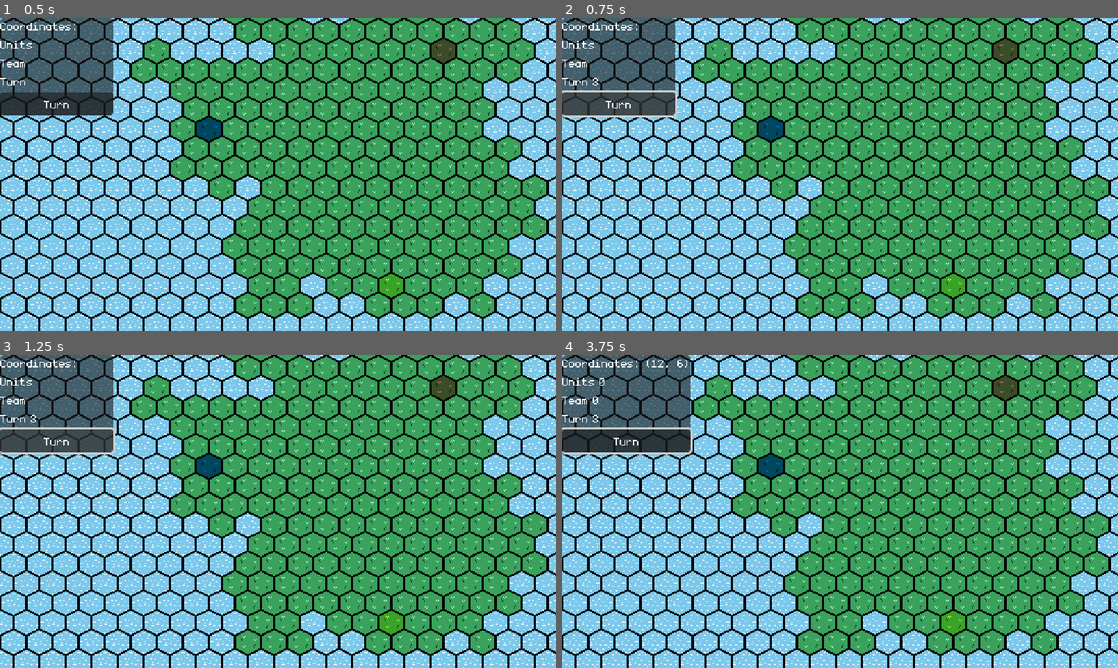
Above: before the commit, frames 1-4 (two rows, left to right).
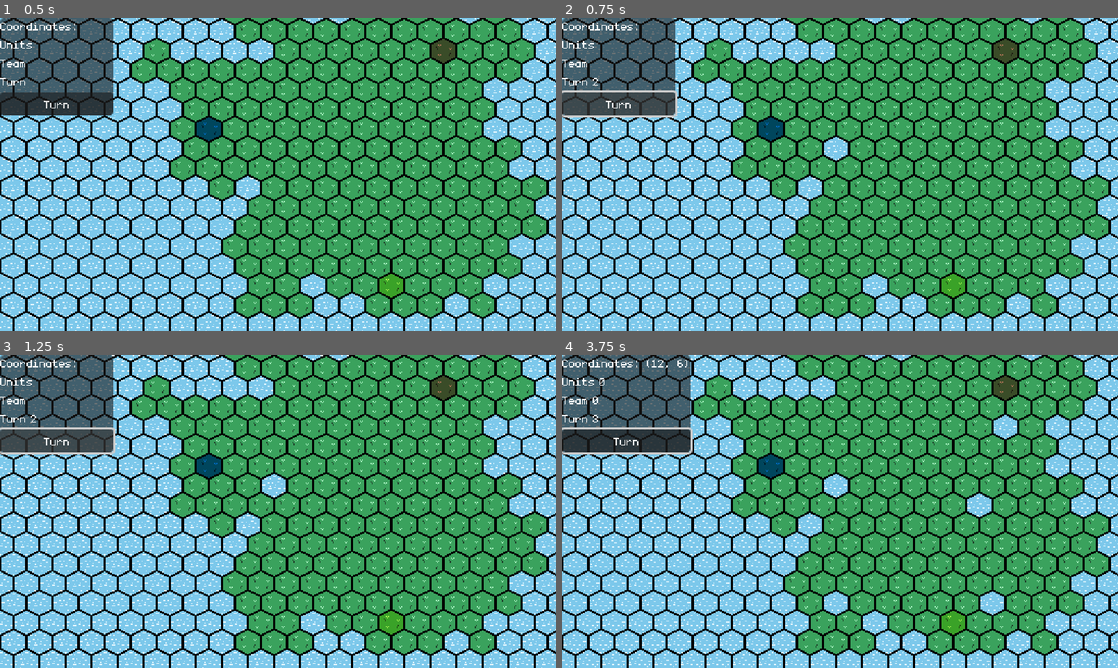
Above: after the commit, the same moments.

Repository: feored/LD54
Game: Godot game, scene res://scenes/main.tscn
The game is run twice, just before and just after one commit, with the same random seed, the same clock (stepped at 60 frames per second) and the same inputs.
Inputs (mouse positions are in pixels of both pictures, inside the frame that each line leads up to):
- Up to frame 1 (0.5 s): no input
- Up to frame 2 (0.75 s): click "Turn" at 0.5 s
- Up to frame 3 (1.25 s): no input
- Up to frame 4 (3.75 s): click "Turn" at 1.25 s; click "Turn" at 2 s; tap Enter at 2.75 s; move the mouse to (962, 495) at 2.77 s; click (962, 495) at 2.92 s; tap Space at 3.5 s; move the mouse to (728, 527) at 3.52 s; click (728, 527) at 3.67 s

Frame 1 is identical in both runs. In frame 2, 0.3% of the frame differs, in the area x 5-52%, y 20-46%; in frame 3, 0.3%; in frame 4, 1.2%, in the area x 47-82%, y 19-84%.

Commit message:
basic turns and sinking land

Diff:
--- a/world/gen.gd
+++ b/world/gen.gd
@@ -10,7 +10,7 @@
 var tile = preload("res://world/tile.tscn")
 var tiles = {}
 var turn = 1;
-var teams = [2, 3];
+var teams = [1, 2, 3];
 
 func spawn_cell(coords, team):
 	if tiles.has(coords):
@@ -26,13 +26,12 @@
 	tile_water();
 	const n_tiles_max = Constants.WORLD_BOUNDS.x * Constants.WORLD_BOUNDS.y * 4
 	const n_tiles_min = round(n_tiles_max * 0.15);
-	const n_tiles_target = int(round(n_tiles_max * 0.66));
 	spawn_cell(Constants.WORLD_CENTER, Constants.NO_TEAM);
 	var used_cells_coords = self.tiles.keys();
-	while ((used_cells_coords.size() < n_tiles_min)): # || (randi() % n_tiles_max) < n_tiles_target):
+	while ((used_cells_coords.size() < n_tiles_min)):
 		var cell_coords = used_cells_coords[randi() % used_cells_coords.size()]
 		var neighbor = self.get_neighbor_cell(cell_coords, Utils.choose_random_direction());
-		if (Utils.is_in_world(neighbor) && self.get_cell_source_id(1, neighbor) == -1):
+		if (Utils.is_in_world(neighbor) && ! self.tiles.has(neighbor)):
 			spawn_cell(neighbor, Constants.NO_TEAM)
 			used_cells_coords = self.tiles.keys();
 	set_team_start()
@@ -90,7 +89,18 @@
 	turnLabel.text = str(self.teams[self.turn])
 	generate_units(self.teams[self.turn])
 	generate_disaster()
+	next_turn()
+
+func next_turn():
 	self.turn = (self.turn + 1) % (self.teams.size())
+	while (!tiles_left(self.teams[turn])):
+		self.turn = (self.turn + 1) % (self.teams.size())
+
+func tiles_left(team):
+	for coord in self.tiles:
+		if (self.tiles[coord].team == team):
+			return true
+	return false
 
 func generate_units(team):
 	for tile in self.tiles:
@@ -106,5 +116,5 @@
 	return self.tiles[keys[randi() % keys.size()]]
 
 func delete_cell(coords: Vector2i):
+	self.tiles[coords].queue_free()
 	self.tiles.erase(coords)
-	self.erase_cell(1, coords)
Not shown: 1 places in scenes/main.tscn that only renumber resources
